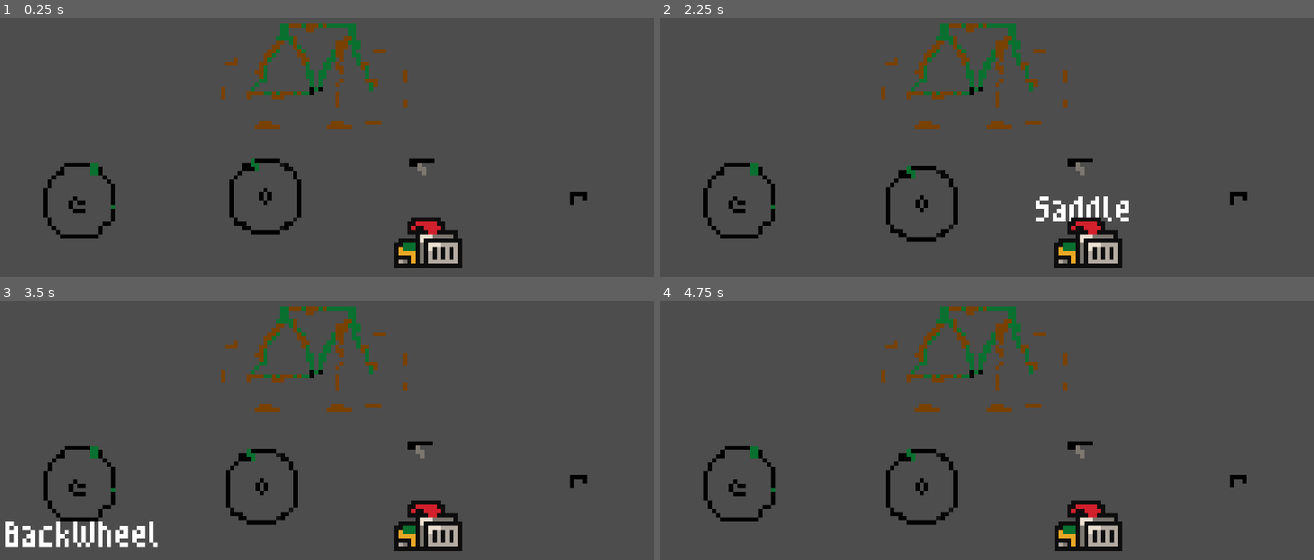
Above: before the commit, frames 1-4 (two rows, left to right).
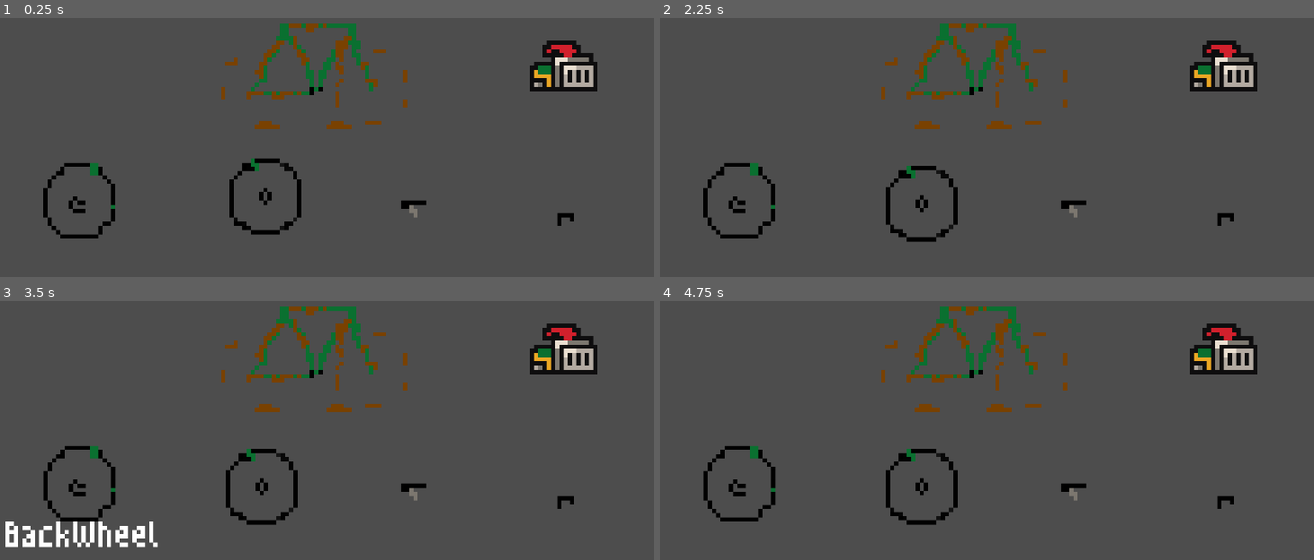
Above: after the commit, the same moments.

Repository: javierrcalvete/bikeShop
Game: Godot game, scene res://scenes/game.tscn
Same seed, same stepped clock (60 frames per second), same inputs: the game is played once before the commit and once after it.
Inputs (mouse positions are in pixels of both pictures, inside the frame that each line leads up to):
- Up to frame 1 (0.25 s): no input
- Up to frame 2 (2.25 s): tap Enter at 0.5, 2 s; move the mouse to (973, 77) at 0.52 s; click (973, 77) at 0.6 s; tap Space at 1.25 s; move the mouse to (921, 196) at 1.27 s; click (921, 196) at 1.35 s; move the mouse to (1085, 165) at 2.02 s; click (1085, 165) at 2.1 s
- Up to frame 3 (3.5 s): tap Space at 2.75 s; move the mouse to (78, 482) at 2.77 s; click (78, 482) at 2.85 s
- Up to frame 4 (4.75 s): tap Enter at 3.5 s; move the mouse to (1242, 479) at 3.52 s; click (1242, 479) at 3.6 s; tap Space at 4.25 s; move the mouse to (1085, 528) at 4.27 s; click (1085, 528) at 4.35 s

The runs differ from the first frame. In frame 1, 3.7% of the frame differs, in the area x 60-92%, y 8-97%; in frame 2, 4.3%, in the area x 57-92%, y 8-97%; in frame 3, 3.7%; in frame 4, 3.7%.

Commit message:
added label/funtionality limpiador

Diff:
--- a/scenes/game.tscn
+++ b/scenes/game.tscn
@@ -38,13 +38,13 @@
 position = Vector2(-13, 26)
 
 [node name="Saddle" parent="BikeParts" instance=ExtResource("5_j26jv")]
-position = Vector2(24, 21)
+position = Vector2(22, 31)
 
 [node name="WheelBack" parent="BikeParts" instance=ExtResource("7_law5b")]
 position = Vector2(-58, 29)
 
 [node name="Handlebar" parent="BikeParts" instance=ExtResource("8_adx2t")]
-position = Vector2(61, 28)
+position = Vector2(58, 33)
 
 [node name="Limpiador" parent="BikeParts" instance=ExtResource("2_76j67")]
-position = Vector2(25, 40)
+position = Vector2(57, -2)
--- a/scenes/limpiador.tscn
+++ b/scenes/limpiador.tscn
@@ -1,7 +1,8 @@
-[gd_scene load_steps=6 format=3 uid="uid://bqnch4o74rmuj"]
+[gd_scene load_steps=7 format=3 uid="uid://bqnch4o74rmuj"]
 
 [ext_resource type="Script" path="res://scripts/limpiador.gd" id="1_1eboi"]
 [ext_resource type="Texture2D" uid="uid://jy4b0bgtjq40" path="res://sprites/bike.png" id="1_88ukr"]
+[ext_resource type="FontFile" uid="uid://c70hnm5dg2vpn" path="res://assets/m3x6.ttf" id="3_kqj5s"]
 
 [sub_resource type="AtlasTexture" id="AtlasTexture_hy3pk"]
 atlas = ExtResource("1_88ukr")
@@ -32,6 +33,17 @@
 [node name="CollisionShape2D" type="CollisionShape2D" parent="."]
 shape = SubResource("RectangleShape2D_tm4i8")
 
+[node name="Label" type="Label" parent="."]
+offset_left = -16.0
+offset_top = 1.0
+offset_right = 17.0
+offset_bottom = 14.0
+theme_override_fonts/font = ExtResource("3_kqj5s")
+theme_override_font_sizes/font_size = 16
+text = "limpiador"
+
 [connection signal="area_entered" from="." to="." method="_on_area_entered"]
+[connection signal="area_exited" from="." to="." method="_on_area_exited"]
 [connection signal="input_event" from="." to="." method="_on_input_event"]
 [connection signal="mouse_entered" from="." to="." method="_on_mouse_entered"]
+[connection signal="mouse_exited" from="." to="." method="_on_mouse_exited"]
--- a/scripts/limpiador.gd
+++ b/scripts/limpiador.gd
@@ -5,11 +5,17 @@
 
 var selected = false
 
+func _ready():
+	$Label.hide()
+
+
+
 # variable para saber si se selecciono el collision shape, escucha solos los del collision
 func _on_input_event(viewport, event, shape_idx):
 	if Input.is_action_just_pressed("click") and game_manager.is_mouse_busy == false:
 		selected = true
 		game_manager.is_mouse_busy = true
+		game_manager.name_bikePart_grabbed = self.name
 
 
 # lerp agarra 2 valores y lo interpola con la velocidad del 3 valor
@@ -23,3 +29,22 @@
 		if event.button_index == MOUSE_BUTTON_LEFT and not event.pressed:
 			selected = false
 			game_manager.is_mouse_busy = false
+
+
+
+
+#func _on_area_entered(area):
+	#if area.name == "Mud":
+		#$Label.show()
+
+
+#func _on_area_exited(area):
+	#$Label.hide()
+
+
+func _on_mouse_entered():
+	$Label.show()
+
+
+func _on_mouse_exited():
+	$Label.hide()
